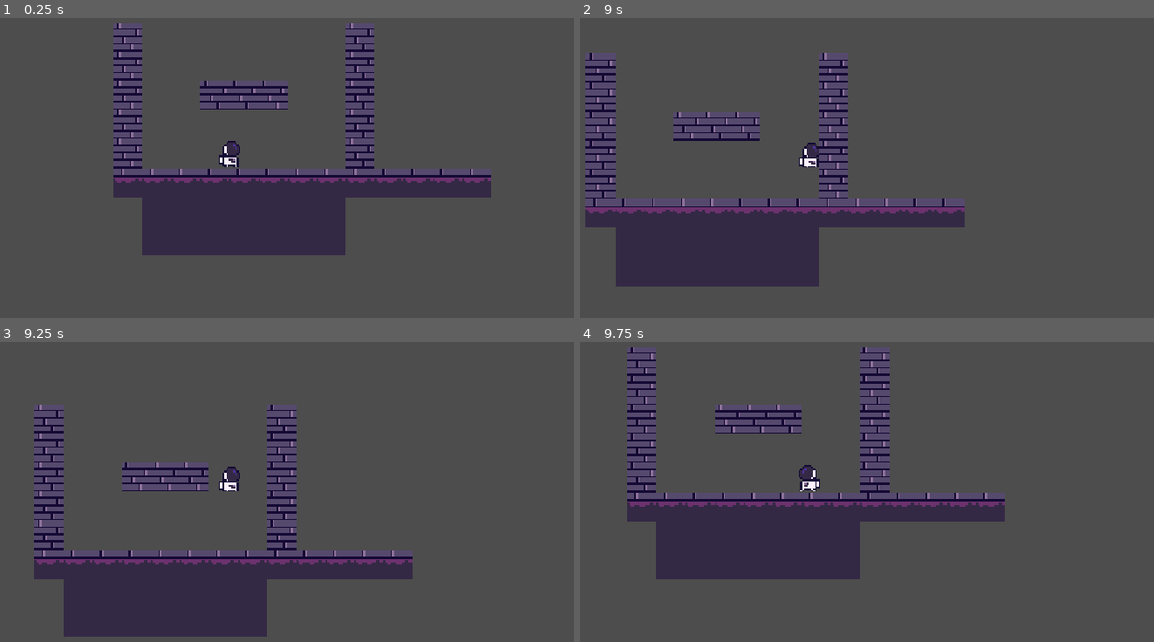
Above: before the commit, frames 1-4 (two rows, left to right).
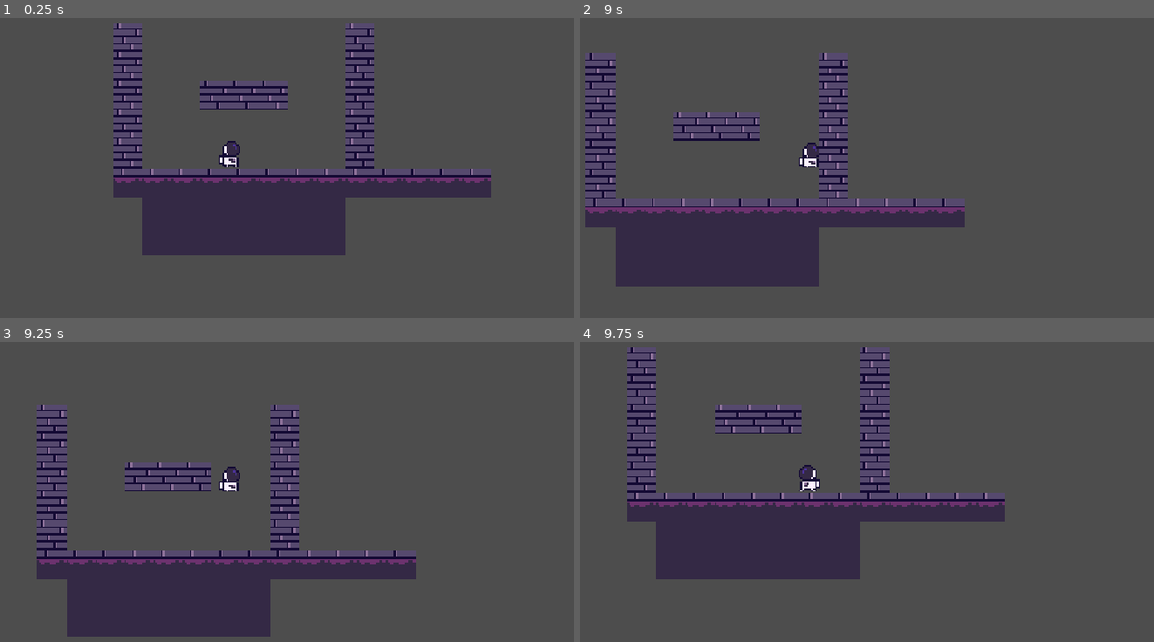
Above: after the commit, the same moments.

Repository: kyteidev/rogueshot
Game: Godot game, scene res://scenes/game_debug.tscn
Two runs of this game, one before a commit and one after it. Both use one fixed random seed, a clock stepped at 60 frames per second and the inputs below.
Inputs:
- Up to frame 1 (0.25 s): no input
- Up to frame 2 (9 s): tap Enter at 0.5 s; hold D (player_right) 0.53-2.03 s; tap W (player_jump) at 0.77, 1.52, 3.02, 3.77, 4.52, 6.02, 6.77, 7.52 s; hold A (player_left) 2.03-2.78 s; hold D (player_right) 2.78-4.28 s; hold A (player_left) 4.28-5.03 s; hold D (player_right) 5.03-5.78 s; hold A (player_left) 5.78-7.28 s; hold D (player_right) from 7.28 s (still down); tap Space at 8.75 s
- Up to frame 3 (9.25 s): keep holding D (player_right); tap W (player_jump) at 9.02 s
- Up to frame 4 (9.75 s): release D (player_right) at 9.53 s; hold A (player_left) from 9.53 s (still down)

Frames 1-2 are identical in both runs. In frame 3, 3.1% of the frame differs, in the area x 5-73%, y 20-99%; in frame 4, nothing differs.

Commit message:
tweak wallbounce velocity

Diff:
--- a/scripts/player.gd
+++ b/scripts/player.gd
@@ -4,7 +4,7 @@
 const SPEED = 60.0
 const MAX_SPEED = 500.0
 
-const WALLBOUNCE_VELOCITY = 300
+const WALLBOUNCE_VELOCITY = 250
 const AIR_MAX_SPEED = 180.0
 const AIR_ACCEL = 800.0
 
